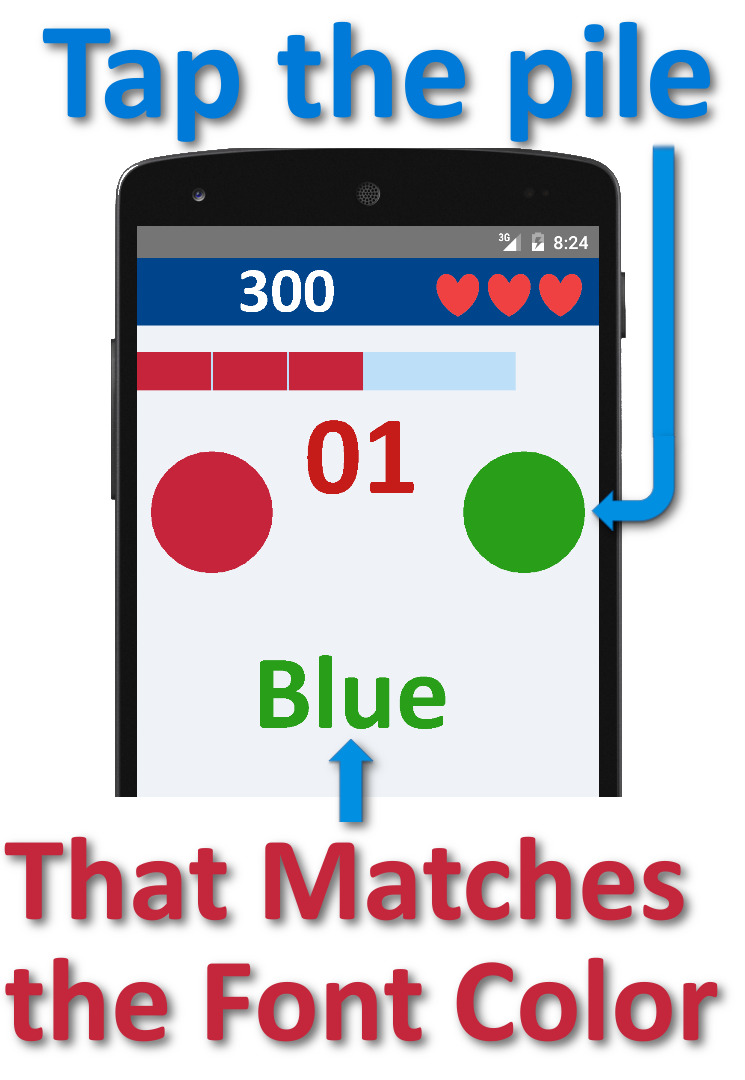
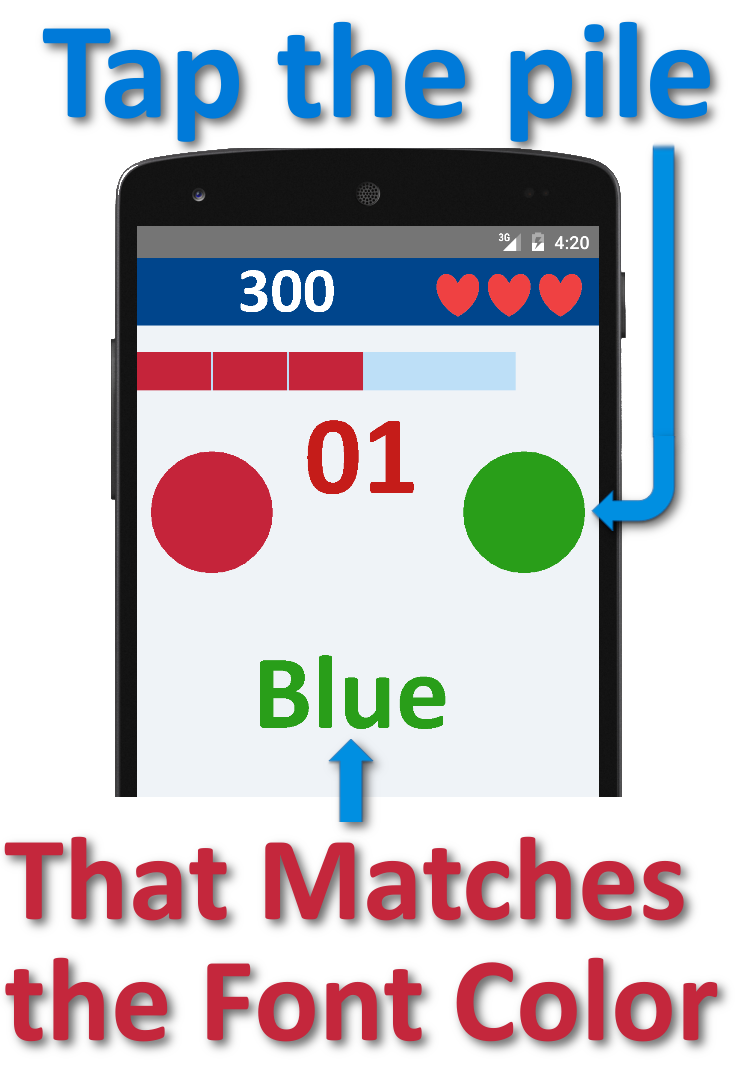
Two versions of the same layered image (w=745, h=1080). Layer-by-layer changes:
renamed "90 degree arrow.png" to "demo1.png", painted on it over [554, 236, 653, 437]
removed layer "phone #1" over [554, 236, 653, 437]
removed layer "Background" over [554, 236, 653, 437]
